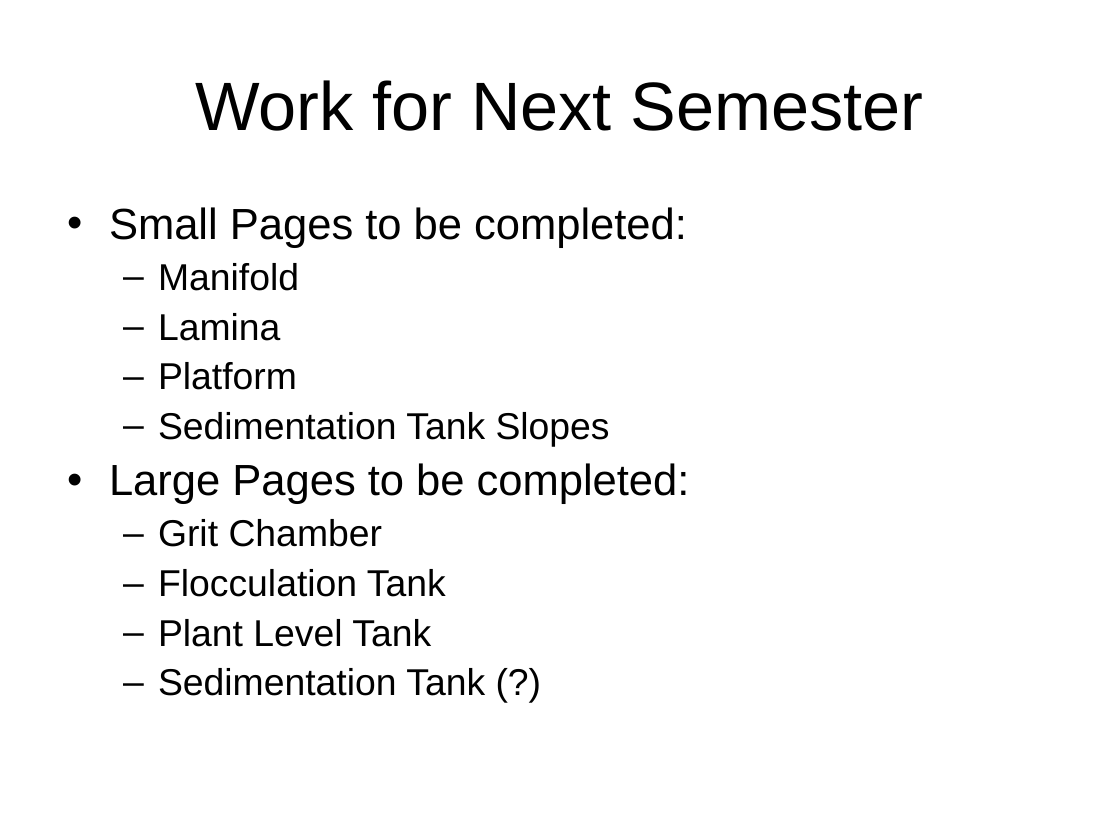
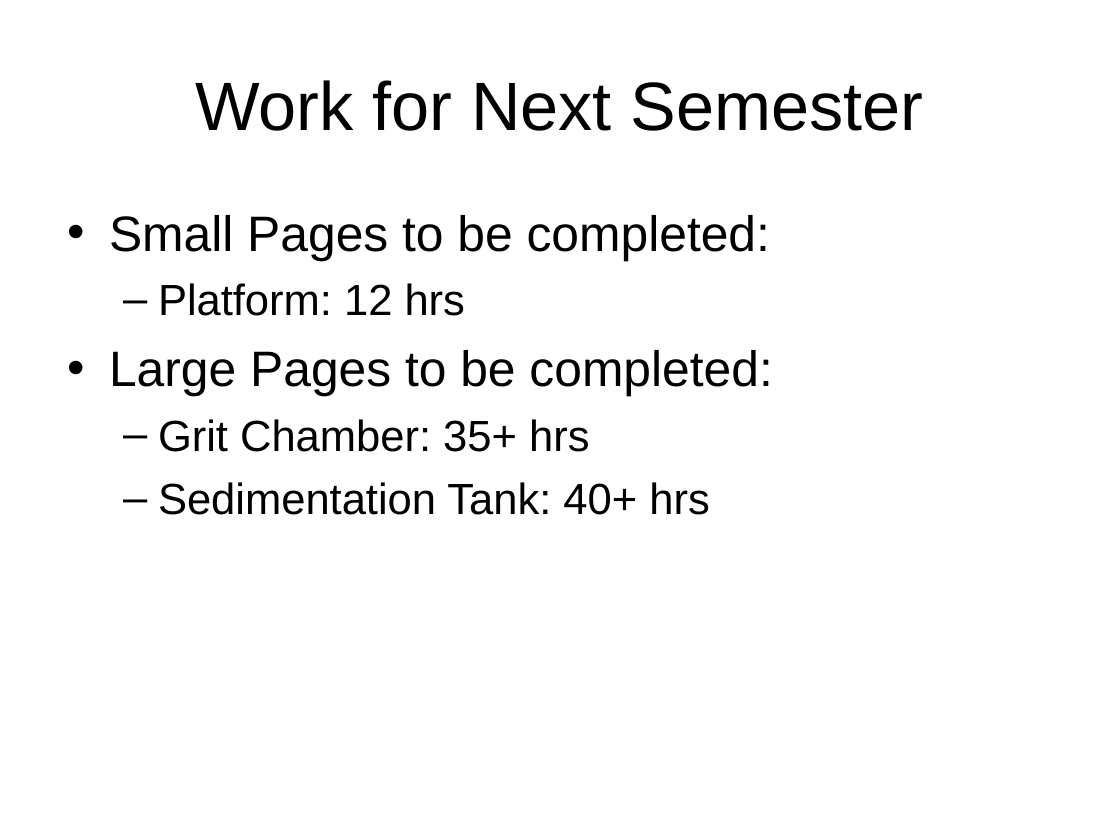
Before and after one commit to AguaClara/mathcad, a slide deck: slide 15 of Automated Design/AutoCAD Help (Documentation)/Sarah’s Documentation.ppt. Drawn at 1120x840 pixels with LibreOffice and Linux fonts; fonts in the diff are those of the drawing. Boxes give left, top, right and bottom in pixels: in the first picture for what was removed or moved away, otherwise in the second. Text is boxed around its words. In the diff, an @@ line names an element or a change of style, - is before the commit and + after.

```diff
--- a/Automated Design/AutoCAD Help (Documentation)/Sarah’s Documentation.ppt
+++ b/Automated Design/AutoCAD Help (Documentation)/Sarah’s Documentation.ppt
@@ text at [109, 215, 772, 397]: size 28 to 32 pt in "Small Pages to be completed:", "Large Pages to be completed:"; line spacing 0.9 to 1; more space between paragraphs @@
@@ text at [158, 283, 465, 316]: text changed; size 24 to 28 pt @@
-  – Manifold
-  – Lamina
-  – Platform
-  – Sedimentation Tank Slopes
+  – Platform: 12 hrs
@@ text at [158, 419, 709, 515]: text changed; size 24 to 28 pt @@
-  – Grit Chamber
-  – Flocculation Tank
-  – Plant Level Tank
-  – Sedimentation Tank (?)
+  – Grit Chamber: 35+ hrs
+  – Sedimentation Tank: 40+ hrs
```
Also in this commit, not shown: 1 slide added, 1 slide removed.
